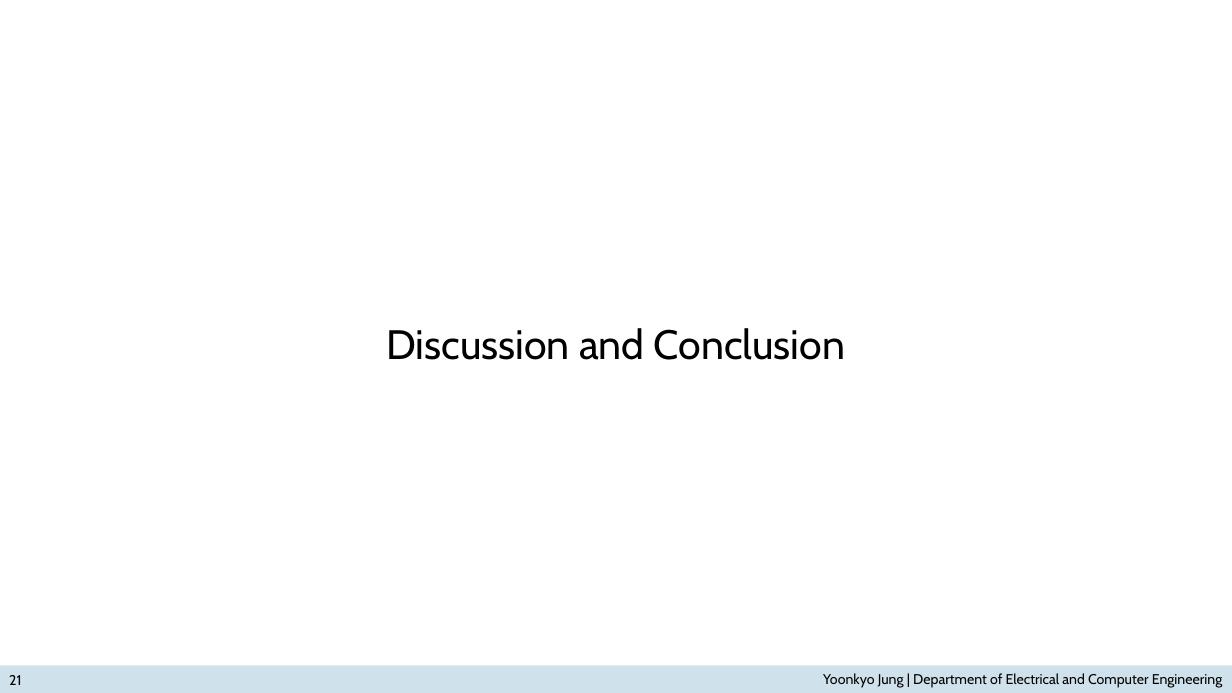
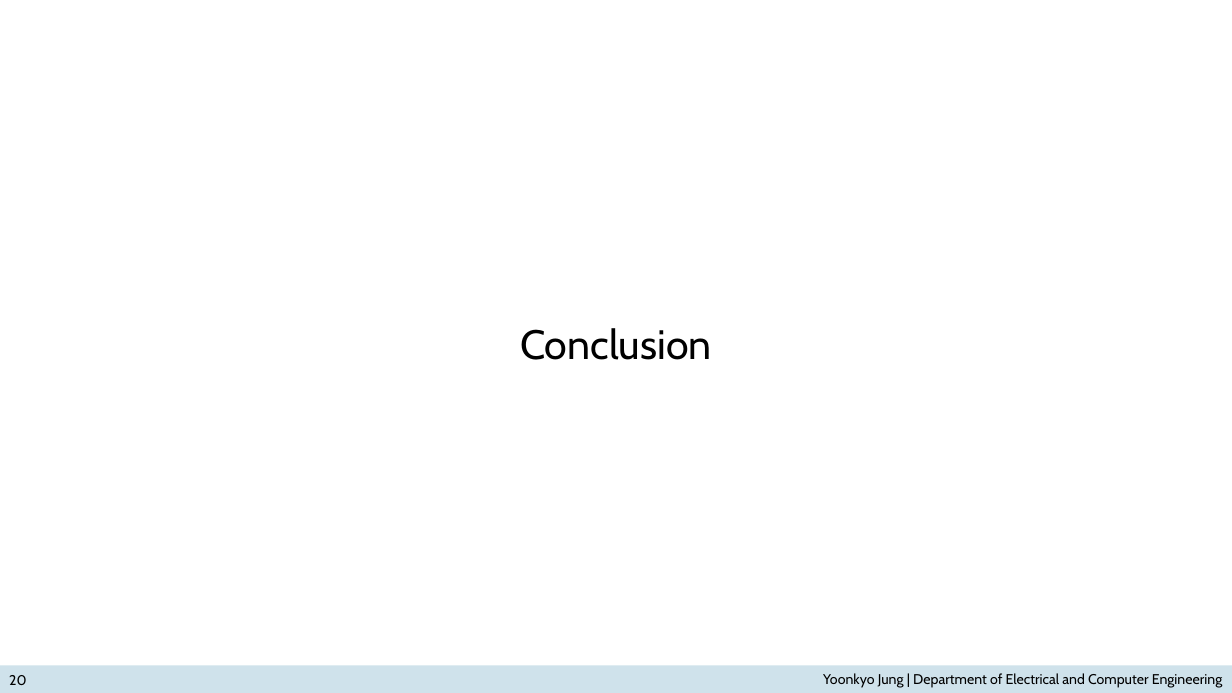
Before and after one commit to ByeokjinLee/ByeokjinLee.github.io, a slide deck: slide 20 of slides_ykjung.pptx (slide 21 before the commit). Drawn at 1232x693 pixels with LibreOffice and Linux fonts; fonts in the diff are those of the drawing. Boxes give left, top, right and bottom in pixels: in the first picture for what was removed or moved away, otherwise in the second. Text is boxed around its words. In the diff, an @@ line names an element or a change of style, - is before the commit and + after.

```diff
--- a/slides_ykjung.pptx
+++ b/slides_ykjung.pptx
@@ title at (520,328,711,360): text changed @@
-Discussion and Conclusion
+Conclusion
@@ page number at (9,675,26,685): text changed @@
-21
+20
```
Also in this commit, not shown: 5 other slides changed, 1 slide added, 2 slides removed, 1 other file.
